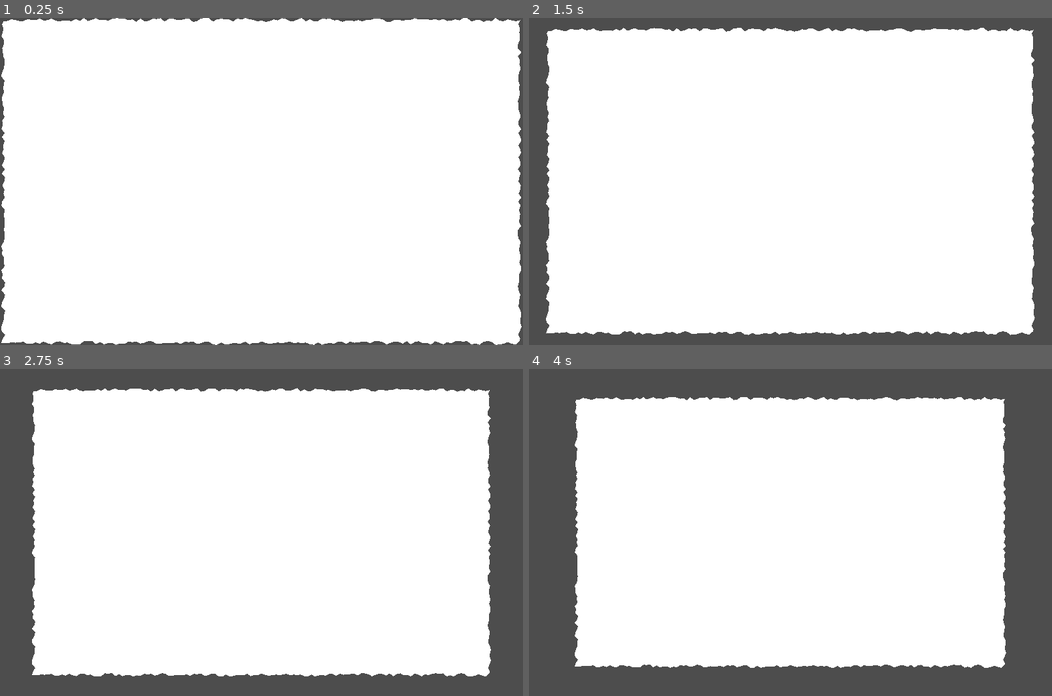
Above: before the commit, frames 1-4 (two rows, left to right).
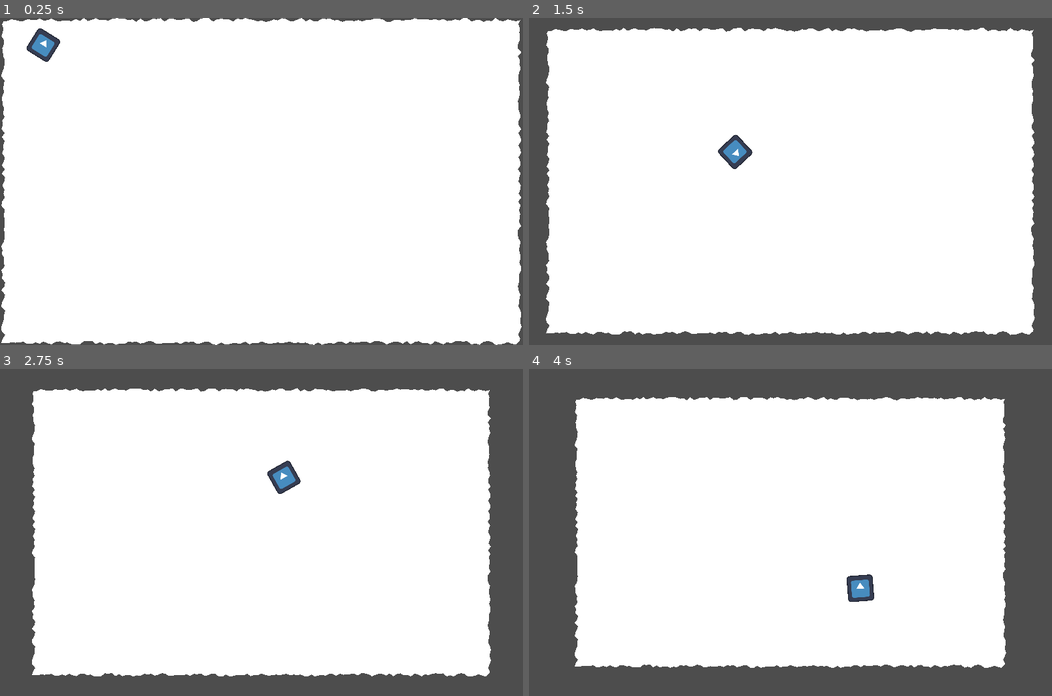
Above: after the commit, the same moments.

Repository: sergei11156/limetedSpace
Game: Godot game, scene res://main.tscn
Same seed, same stepped clock (60 frames per second), same inputs: the game is played once before the commit and once after it. Before the commit the project starts from res://freeArea.tscn. The engine's default icon, where the game draws it, is replaced by a stand-in: a white triangle on a blue panel in a dark square.
Inputs (mouse positions are in pixels of both pictures, inside the frame that each line leads up to):
- Up to frame 1 (0.25 s): no input
- Up to frame 2 (1.5 s): move the mouse to (905, 165) at 0.52 s; move the mouse to (685, 197) at 1.27 s
- Up to frame 3 (2.75 s): move the mouse to (313, 460) at 2.02 s
- Up to frame 4 (4 s): move the mouse to (764, 597) at 2.77 s; move the mouse to (947, 581) at 3.52 s

The runs differ from the first frame. In frame 1, 0.4% of the frame differs, in the area x 5-12%, y 3-14%; in frame 2, 0.4%; in frame 3, 0.4%; in frame 4, 0.4%.

Commit message:
added player

Diff:
--- a/freeArea.gd
+++ b/freeArea.gd
@@ -33,6 +33,7 @@
 
 	$Polygon2D.set_polygon(PackedVector2Array(allSidesVertice))
 	$Polygon2D.set_position(Vector2(0, 0))
+	$Area2D/CollisionPolygon2D.set_position(Vector2(0, 0))
 
 
 # Called every frame. 'delta' is the elapsed time since the previous frame.
@@ -43,3 +44,15 @@
 		poligon.set(i, poligon[i] + deltaPosition);
 
 	$Polygon2D.set_polygon(poligon)
+	$Area2D/CollisionPolygon2D.set_polygon(poligon)
+
+
+
+
+
+func _on_area_2d_area_entered(area):
+	pass # Replace with function body.
+
+
+func _on_area_2d_area_shape_exited(area_rid, area, area_shape_index, local_shape_index):
+	pass # Replace with function body.
--- a/freeArea.tscn
+++ b/freeArea.tscn
@@ -7,3 +7,11 @@
 metadata/_edit_lock_ = true
 
 [node name="Polygon2D" type="Polygon2D" parent="."]
+
+[node name="Area2D" type="Area2D" parent="."]
+
+[node name="CollisionPolygon2D" type="CollisionPolygon2D" parent="Area2D"]
+polygon = PackedVector2Array(0, 0, 0, 0, 0, 0)
+
+[connection signal="area_entered" from="Area2D" to="." method="_on_area_2d_area_entered"]
+[connection signal="area_shape_exited" from="Area2D" to="." method="_on_area_2d_area_shape_exited"]
--- /dev/null
+++ b/main.tscn
@@ -0,0 +1,10 @@
+[gd_scene load_steps=3 format=3 uid="uid://c41mh216ishgs"]
+
+[ext_resource type="PackedScene" uid="uid://cgcyys4tghaf" path="res://freeArea.tscn" id="1_amc8x"]
+[ext_resource type="PackedScene" uid="uid://bauktxrl3uuey" path="res://player.tscn" id="2_sint0"]
+
+[node name="Main" type="Node2D"]
+
+[node name="FreeArea" parent="." instance=ExtResource("1_amc8x")]
+
+[node name="Player" parent="." instance=ExtResource("2_sint0")]
--- /dev/null
+++ b/player.gd
@@ -0,0 +1,49 @@
+extends CharacterBody2D
+var mousepositoion
+@export var speed = 1000
+var mouse_position = null
+
+# Called when the node enters the scene tree for the first time.
+func _ready():
+	pass # Replace with function body.
+
+
+
+func _physics_process(delta):
+	velocity = Vector2(0, 0)
+	mouse_position = get_global_mouse_position()
+	var direction = (mouse_position - position).normalized()
+	velocity = (direction * speed)
+	move_and_slide()
+	look_at(mouse_position)
+
+func _on_area_entered(area):
+	pass # Replace with function body.
+
+
+func _on_area_exited(area):
+	pass # Replace with function body.
+
+
+func _on_area_shape_entered(area_rid, area, area_shape_index, local_shape_index):
+	pass # Replace with function body.
+
+
+func _on_body_entered(body):
+	pass # Replace with function body.
+
+
+func _on_body_exited(body):
+	pass # Replace with function body.
+
+
+func _on_area_shape_exited(area_rid, area, area_shape_index, local_shape_index):
+	pass # Replace with function body.
+
+
+func _on_body_shape_entered(body_rid, body, body_shape_index, local_shape_index):
+	pass # Replace with function body.
+
+
+func _on_body_shape_exited(body_rid, body, body_shape_index, local_shape_index):
+	pass # Replace with function body.
--- /dev/null
+++ b/player.tscn
@@ -0,0 +1,27 @@
+[gd_scene load_steps=5 format=3 uid="uid://bauktxrl3uuey"]
+
+[ext_resource type="Script" path="res://player.gd" id="1_etvuo"]
+[ext_resource type="Texture2D" uid="uid://cypif4l37ffff" path="res://icon.svg" id="1_ywkfs"]
+
+[sub_resource type="CircleShape2D" id="CircleShape2D_63p0h"]
+radius = 67.0075
+
+[sub_resource type="SpriteFrames" id="SpriteFrames_b324m"]
+animations = [{
+"frames": [{
+"duration": 1.0,
+"texture": ExtResource("1_ywkfs")
+}],
+"loop": true,
+"name": &"default",
+"speed": 5.0
+}]
+
+[node name="Player" type="CharacterBody2D"]
+script = ExtResource("1_etvuo")
+
+[node name="CollisionShape2D" type="CollisionShape2D" parent="."]
+shape = SubResource("CircleShape2D_63p0h")
+
+[node name="AnimatedSprite2D" type="AnimatedSprite2D" parent="."]
+sprite_frames = SubResource("SpriteFrames_b324m")
--- a/project.godot
+++ b/project.godot
@@ -11,7 +11,7 @@
 [application]
 
 config/name="limitedSpace"
-run/main_scene="res://freeArea.tscn"
+run/main_scene="res://main.tscn"
 config/features=PackedStringArray("4.1", "GL Compatibility")
 config/icon="res://icon.svg"
 
